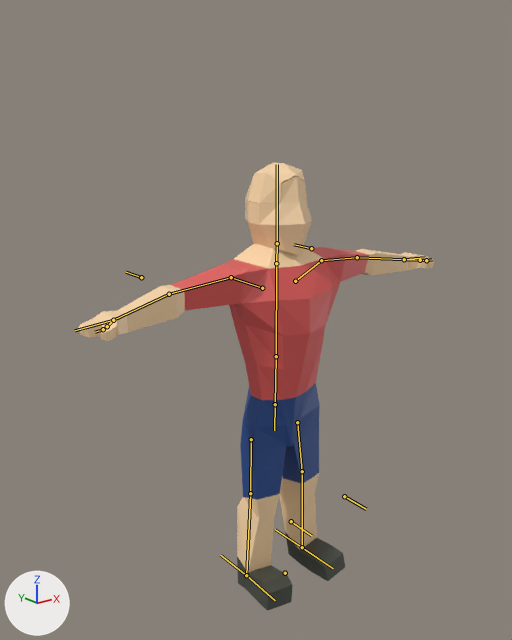
The Blender file Assets/Scenes/Player/Character.blend as it was, and as the next commit left it.
The view is the same before and after, from a camera (50 mm lens) standing at (-14.77, -17.36, 12.89) and looking at (-1.14, -0.32, 6.08). The axes (+X, +Y, +Z) are drawn at lower left. The lights are the same throughout. The bones that bend it are drawn over the model as lines.

In view in the first picture: 'Player'.
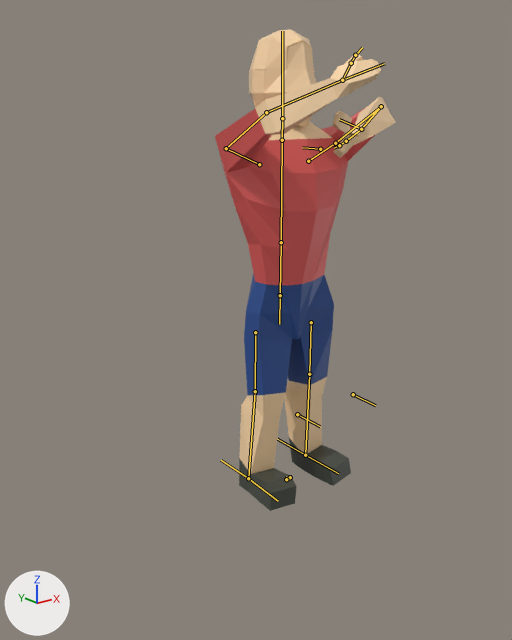
The newer file adds an action. The first version stands in its rest pose; the second is drawn at frame 10 of the action 'PickAxe'.

The change, as a list of edits to the scene's bpy script:
```text
Change bone_hips_control:
    where bone_hips_control = bpy.data.objects['Armature'].pose.bones['Hips.Control']
    bone_hips_control.location: (0.0, 0.0, 0.0) -> (0.0, 3.88, -0.17)
Change bone_upperleg_r:
    where bone_upperleg_r = bpy.data.objects['Armature'].pose.bones['UpperLeg.R']  # child of 'Hips.Control'
    bone_upperleg_r.location: (0.0, 0.0, 0.0) -> (0.0, 0.07, 0.39)
Change bone_uppershoulder_r:
    where bone_uppershoulder_r = bpy.data.objects['Armature'].pose.bones['UpperShoulder.R']  # child of 'Waist.001'
    bone_uppershoulder_r.location: (0.0, 0.0, 0.0) -> (0.12, 0.28, 0.01)
Change bone_upperthumb_r:
    where bone_upperthumb_r = bpy.data.objects['Armature'].pose.bones['UpperThumb.R']  # child of 'LowerArm.R'
    bone_upperthumb_r.location: (0.0, 0.0, 0.0) -> (0.24, 0.05, 0.14)
    bone_upperthumb_r.rotation_quaternion: (1.0, 0.0, 0.0, 0.0) -> (0.989, -0.003, 0.095, -0.115)  # degrees (0, 0, 0) -> degrees (-2, 11, -13)
Change bone_elbowpoint_r:
    where bone_elbowpoint_r = bpy.data.objects['Armature'].pose.bones['ElbowPoint.R']  # child of 'UpperShoulder.R'
    bone_elbowpoint_r.location: (0.0, 0.0, 0.0) -> (0.0, 0.14, -0.22)
Change bone_uppershoulder_l:
    where bone_uppershoulder_l = bpy.data.objects['Armature'].pose.bones['UpperShoulder.L']  # child of 'Waist.001'
    bone_uppershoulder_l.location: (0.0, 0.0, 0.0) -> (-0.12, 0.28, 0.01)
Change bone_upperthumb_l:
    where bone_upperthumb_l = bpy.data.objects['Armature'].pose.bones['UpperThumb.L']  # child of 'LowerArm.L'
    bone_upperthumb_l.location: (0.0, 0.0, 0.0) -> (-1.13, 0.55, 1.77)
    bone_upperthumb_l.rotation_quaternion: (1.0, 0.0, 0.0, 0.0) -> (0.924, 0.325, 0.203, -0.01)  # degrees (0, 0, 0) -> degrees (40, 22, 7)
Change bone_elbowpoint_l:
    where bone_elbowpoint_l = bpy.data.objects['Armature'].pose.bones['ElbowPoint.L']  # child of 'UpperShoulder.L'
    bone_elbowpoint_l.location: (0.0, 0.0, 0.0) -> (-16.49, 0.22, -3.13)
Change bone_handcontrol_r:
    where bone_handcontrol_r = bpy.data.objects['Armature'].pose.bones['HandControl.R']  # child of 'Main Core'
    bone_handcontrol_r.location: (0.0, 0.0, 0.0) -> (2.77, -5.43, 0.82)
    bone_handcontrol_r.rotation_quaternion: (1.0, 0.0, 0.0, 0.0) -> (-0.004, -0.762, -0.146, -0.63)  # degrees (0, 0, 0) -> degrees (137, -74, 54)
Change bone_lowerlegcontrol_r:
    where bone_lowerlegcontrol_r = bpy.data.objects['Armature'].pose.bones['LowerLegControl.R']  # child of 'Main Core'
    bone_lowerlegcontrol_r.location: (0.0, 0.0, 0.0) -> (0.0, 0.09, -0.03)
    bone_lowerlegcontrol_r.rotation_quaternion: (1.0, 0.0, 0.0, 0.0) -> (1.0, 0.019, 0.0, 0.0)  # degrees (0, 0, 0) -> degrees (2, 0, 0)
Change bone_handcontrol_l:
    where bone_handcontrol_l = bpy.data.objects['Armature'].pose.bones['HandControl.L']  # child of 'Main Core'
    bone_handcontrol_l.location: (0.0, 0.0, 0.0) -> (-3.21, -5.33, 2.11)
    bone_handcontrol_l.rotation_quaternion: (1.0, 0.0, 0.0, 0.0) -> (-0.226, 0.41, -0.306, -0.829)  # degrees (0, 0, 0) -> degrees (34, 55, 168)
Change bone_lowerlegcontrol_l:
    where bone_lowerlegcontrol_l = bpy.data.objects['Armature'].pose.bones['LowerLegControl.L']  # child of 'Main Core'
    bone_lowerlegcontrol_l.location: (0.0, 0.0, 0.0) -> (0.0, 0.09, -0.03)
    bone_lowerlegcontrol_l.rotation_quaternion: (1.0, 0.0, 0.0, 0.0) -> (1.0, 0.019, 0.0, 0.0)  # degrees (0, 0, 0) -> degrees (2, 0, 0)
Change bone_upperleg_l:
    where bone_upperleg_l = bpy.data.objects['Armature'].pose.bones['UpperLeg.L']  # child of 'Hips.Control'
    bone_upperleg_l.location: (0.0, 0.0, 0.0) -> (-0.01, 0.07, 0.0)
```

Location of each change, [x1, y1, x2, y2] in pixels of the pictures (512 x 640 px):
'Player', posed (49% narrower, 7% taller)
    before: [78, 162, 434, 611]
    after: [215, 29, 396, 511]
bone 'UpperLeg.R', root to tip
    before: (297, 422) to (302, 471)
    after: (311, 322) to (309, 374)
bone 'UpperShoulder.R', root to tip
    before: (295, 281) to (321, 260)
    after: (308, 161) to (335, 143)
bone 'UpperThumb.R', root to tip
    before: (404, 259) to (420, 260)
    after: (361, 129) to (346, 141)
bone 'ElbowPoint.R', root to tip
    before: (311, 248) to (294, 244)
    after: (320, 149) to (302, 147)
bone 'UpperShoulder.L', root to tip
    before: (262, 288) to (231, 277)
    after: (259, 164) to (226, 148)
bone 'UpperThumb.L', root to tip
    before: (113, 320) to (107, 326)
    after: (342, 80) to (351, 63)
bone 'HandControl.R', root to tip
    before: (404, 259) to (425, 257)
    after: (361, 129) to (339, 119)
bone 'LowerLegControl.R', root to tip
    before: (302, 547) to (275, 529)
    after: (305, 455) to (277, 439)
bone 'HandControl.L', root to tip
    before: (113, 320) to (75, 330)
    after: (342, 80) to (384, 63)
bone 'LowerLegControl.L', root to tip
    before: (246, 575) to (220, 555)
    after: (248, 478) to (221, 460)
bone 'UpperLeg.L', root to tip
    before: (251, 439) to (250, 493)
    after: (255, 332) to (255, 391)
